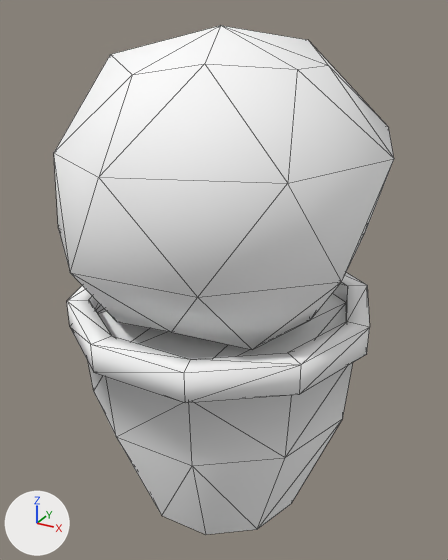
The glTF model games/yorimichi/assets/belmonte/meshes/SM_BM_BP_PotShrub.glb, before and after one commit.
The view is the same before and after, from a camera (50 mm lens) standing at (0.588, -1.057, 1.06) and looking at (0.007, -0.001, 0.532). Every picture has the same lights, and +X, +Y and +Z are marked at lower left. The older version comes first. Mesh edges are drawn as thin lines. Vertices at exactly the same position are counted once.

In view in the first picture: 'SM_BM_BP_PotShrub'.
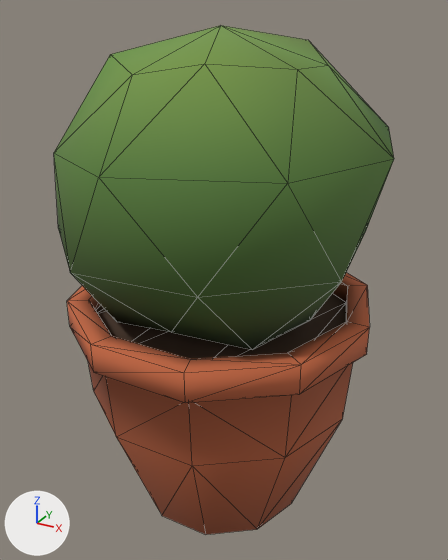
Boxes (x1, y1, x2, y2) around the edits, measured in the pictures (448 x 560 px):
part 1 of me_sm_bp_potshrub, recoloured (white to orange): (67, 272, 370, 529) in both
part 2 of me_sm_bp_potshrub, recoloured: (89, 282, 348, 535) in both
part 3 of me_sm_bp_potshrub, recoloured (white to dark green): (71, 273, 341, 350) in both
part 4 of me_sm_bp_potshrub, recoloured (white to green): (54, 26, 394, 297) in both

The change, as a list of edits to the scene's bpy script:
```text
Change me_sm_bp_potshrub:
    where me_sm_bp_potshrub.from_pydata(...)  # 104 vertices, 192 faces; spans x -0.324..0.336, y -0.365..0.344, z 0.0..1.03
    used by ob_sm_bm_bp_potshrub; location = (0.0, 0.0, 0.0)
    me_sm_bp_potshrub part 1: 90 faces centred in x -0.303..0.303, y -0.308..0.308, z 0.183..0.5 are repainted in the vertex colours; the middle colour goes from white #ffffff to orange #b8613d
    me_sm_bp_potshrub part 2: 46 faces centred in x -0.261..0.261, y -0.265..0.265, z 0.092..0.487 are repainted in the vertex colours; the middle colour goes from white #ffffff to brown #814e2b
    me_sm_bp_potshrub part 3: 16 faces centred in x -0.259..0.258, y -0.267..0.269, z 0.522..0.597 are repainted in the vertex colours; the middle colour goes from white #ffffff to dark green #425d2c
    me_sm_bp_potshrub part 4: 40 faces centred in x -0.301..0.301, y -0.324..0.312, z 0.695..0.998 are repainted in the vertex colours; the middle colour goes from white #ffffff to green #5e833f
```
